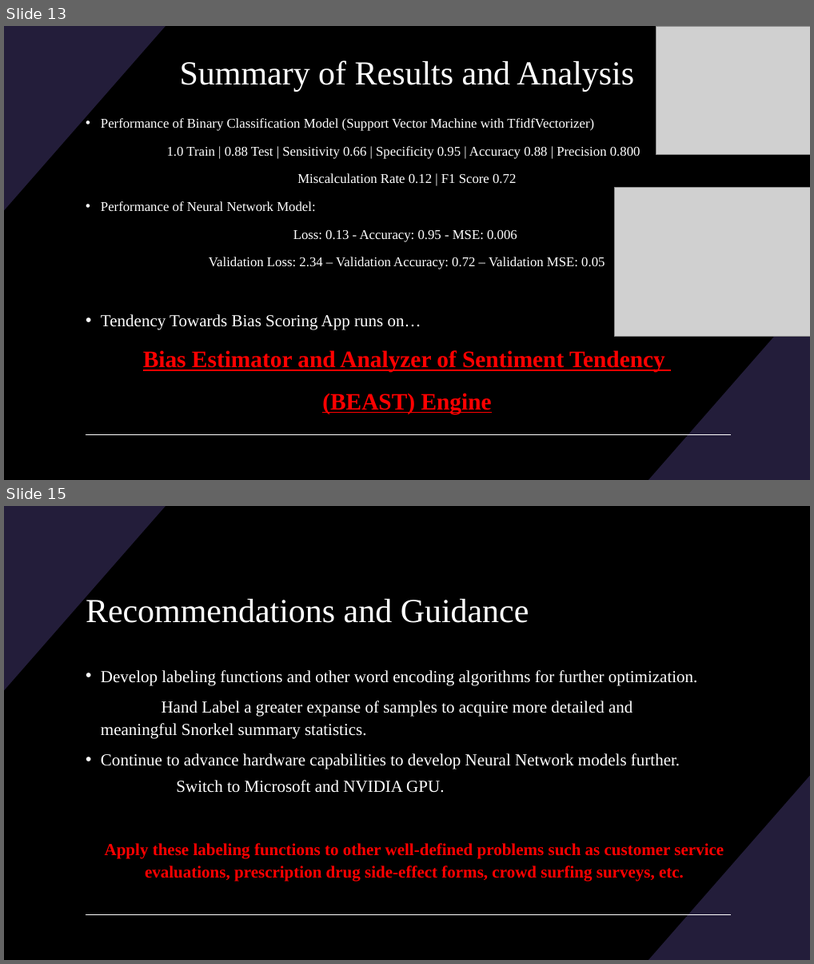
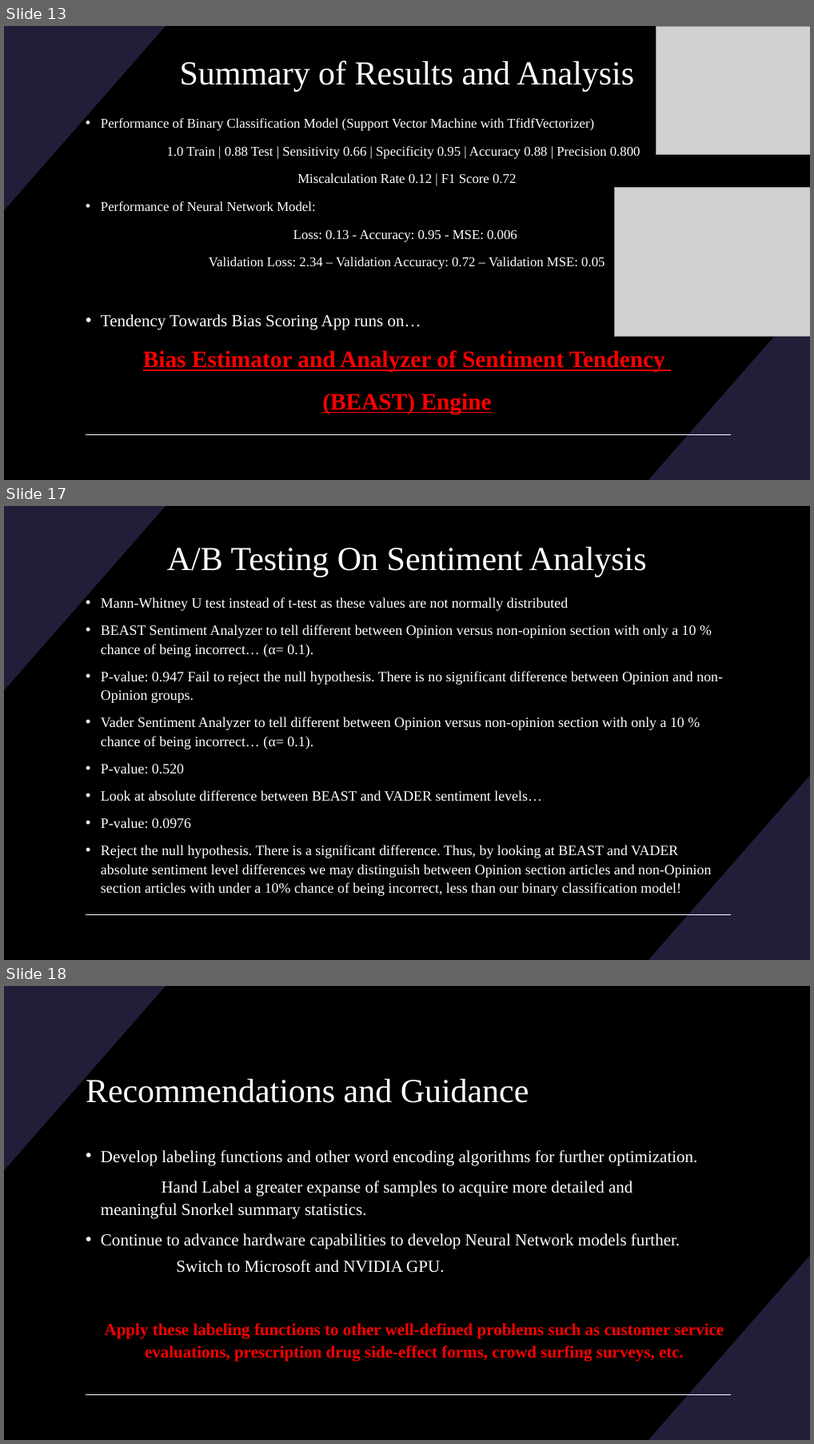
Before and after one commit to BenjaminRocco/Capstone_Project, a slide deck: Capstone_Presentation.pptx. Shown one above the other, each under a label of ours: slides 13 and 15 before the commit, slides 13, 17 and 18 after it; the slides between them are not shown. The pictures are 814x964 and 814x1444 pixels, drawn with LibreOffice and Linux fonts; fonts in the diff are those of the drawing; grey boxes stand for pictures. Boxes give left, top, right and bottom in pixels: in the first picture for what was removed or moved away, otherwise in the second. Text is boxed around its words. In the diff, an @@ line names an element or a change of style, - is before the commit and + after.

```diff
--- a/Capstone_Presentation.pptx
+++ b/Capstone_Presentation.pptx
@@ slide 17 added at (4,506,810,960), background #000000; not listed: 3 template elements that a slide beside it also shows @@
@@ title added at (167,547,647,576), 40 pt, text #FFFFFF @@
+A/B Testing On Sentiment Analysis
@@ text added at (101,597,723,896), 17 pt, text #FFFFFF @@
+• Mann-Whitney U test instead of t-test as these values are not normally distributed
+• BEAST Sentiment Analyzer to tell different between Opinion versus non-opinion section with only a 10 % chance of being incorrect… (α= 0.1).
+• P-value: 0.947 Fail to reject the null hypothesis. There is no significant difference between Opinion and non-Opinion groups.
+• Vader Sentiment Analyzer to tell different between Opinion versus non-opinion section with only a 10 % chance of being incorrect… (α= 0.1).
+• P-value: 0.520
+• Look at absolute difference between BEAST and VADER sentiment levels…
+• P-value: 0.0976
+• Reject the null hypothesis. There is a significant difference. Thus, by looking at BEAST and VADER absolute sentiment level differences we may distinguish between Opinion section articles and non-Opinion section articles with under a 10% chance of being incorrect, less than our binary classification model!
@@ what was slide 15 is now slide 18 @@
```
Also in this commit, not shown: 1 slide changed, 2 other slides added, 2 other files.
